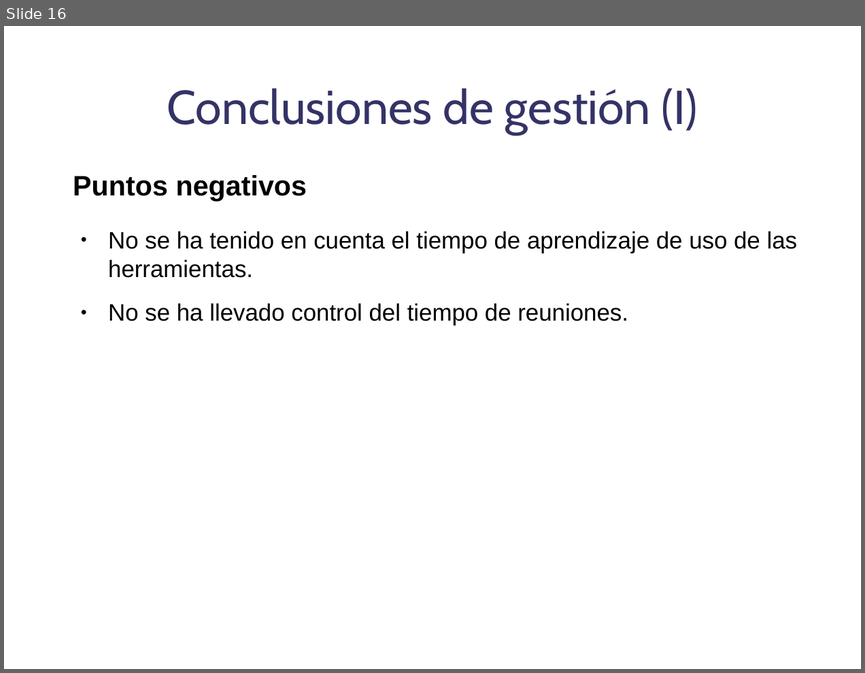
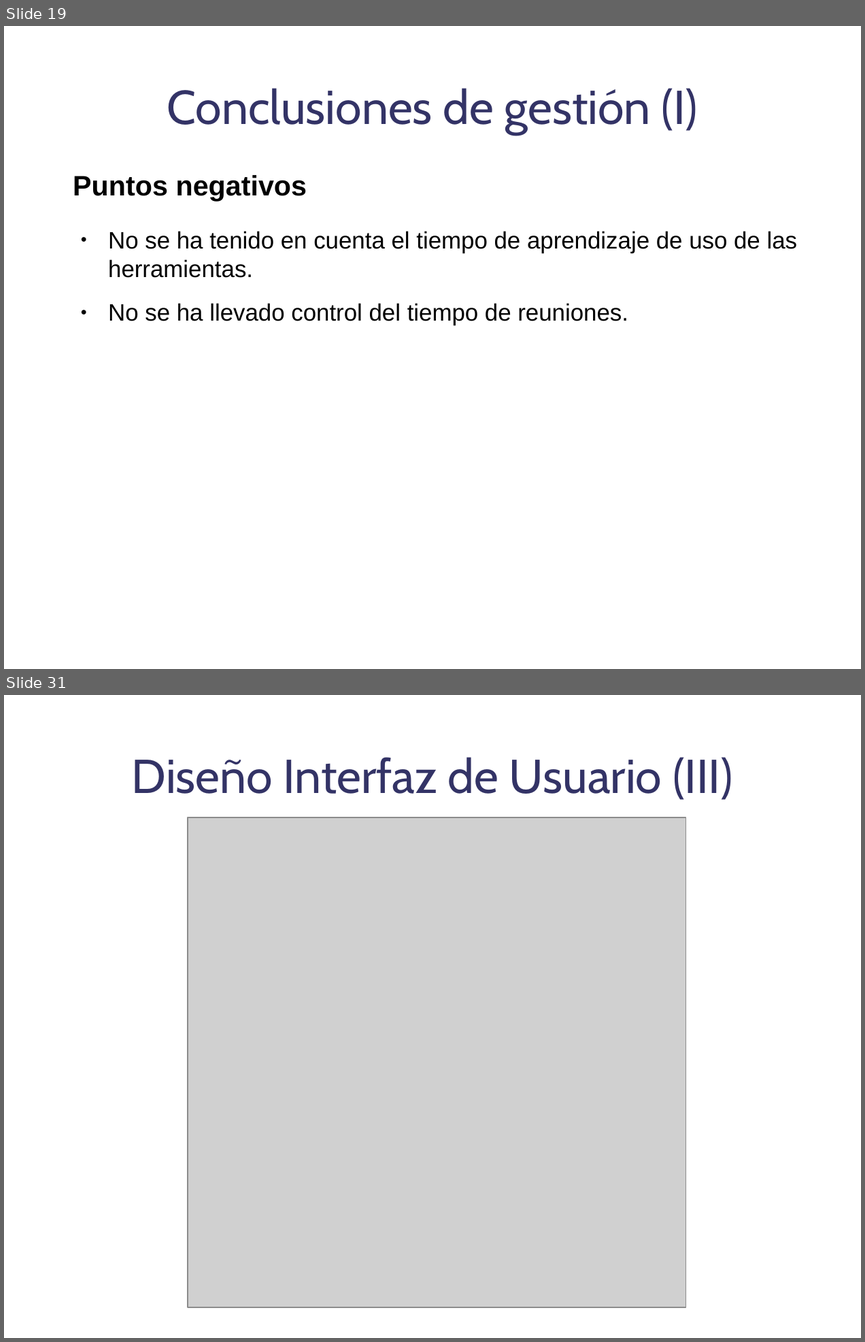
Before and after one commit to danoco78/touchteam, a slide deck: 1_iteracion/Planificación/Presentacion.odp. Shown one above the other, each under a label of ours: slide 16 before the commit, slides 19 and 31 after it; the slides between them are not shown. The pictures are 865x673 and 865x1342 pixels, drawn with LibreOffice and Linux fonts; fonts in the diff are those of the drawing; grey boxes stand for pictures; background and template pictures are left out. Boxes give left, top, right and bottom in pixels: in the first picture for what was removed or moved away, otherwise in the second. Text is boxed around its words. In the diff, an @@ line names an element or a change of style, - is before the commit and + after.

```diff
--- a/1_iteracion/Planificación/Presentacion.odp
+++ b/1_iteracion/Planificación/Presentacion.odp
@@ slide 31 added at [4, 695, 861, 1338], background picture (left out) @@
@@ title added at [132, 757, 732, 800], 44 pt, text #333366 @@
+Diseño Interfaz de Usuario (III)
@@ picture added at [188, 817, 686, 1307] @@
@@ what was slide 16 is now slide 19 @@
```
Also in this commit, not shown: 5 slides changed, 15 other slides added, 1 slide removed.
